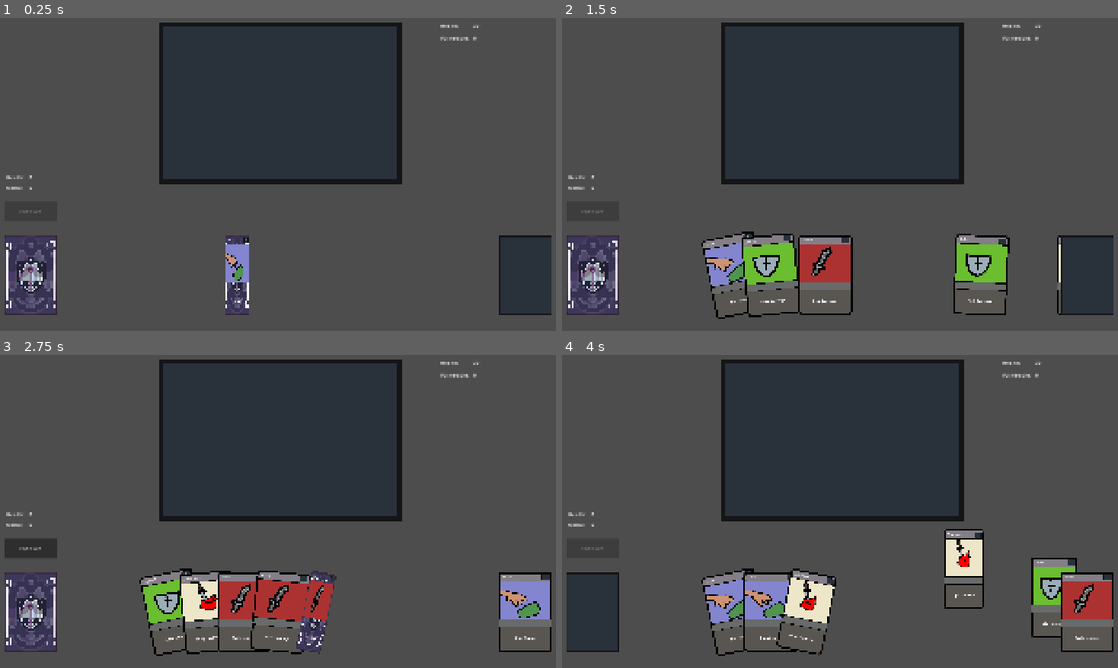
Above: before the commit, frames 1-4 (two rows, left to right).
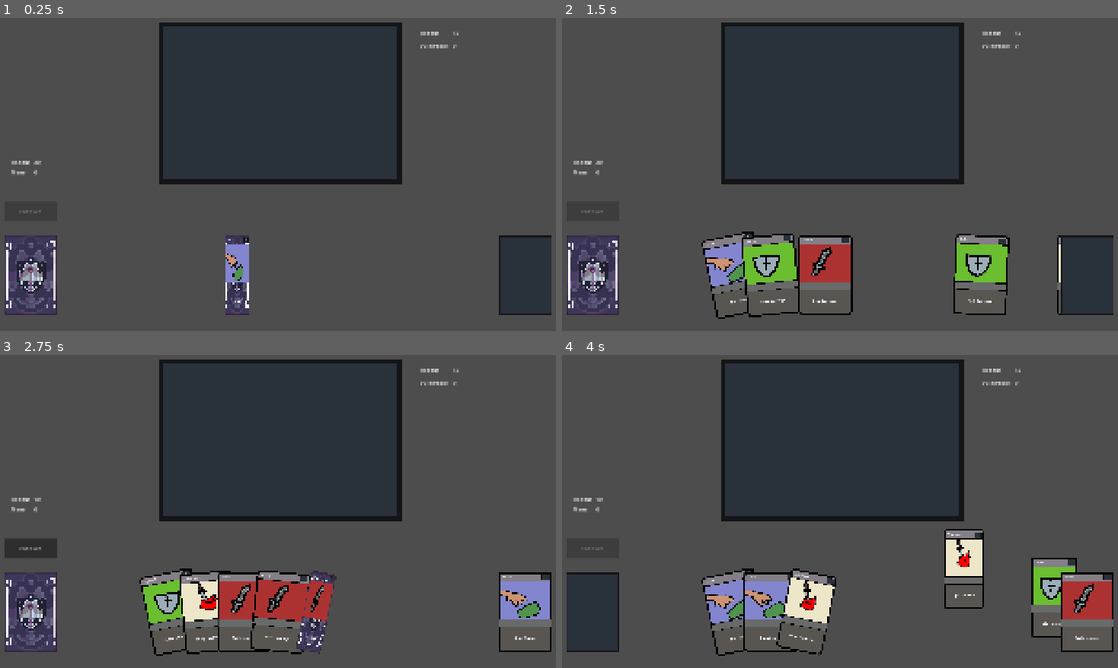
Above: after the commit, the same moments.

Repository: SevvyP/untitled
Game: Godot game, scene res://scenes/main.tscn
The game is run twice, just before and just after one commit, with the same random seed, the same clock (stepped at 60 frames per second) and the same inputs.
Inputs (mouse positions are in pixels of both pictures, inside the frame that each line leads up to):
- Up to frame 1 (0.25 s): no input
- Up to frame 2 (1.5 s): drag from (734, 274) to (840, 102) at 0.52 s; click "End turn" at 1.25 s
- Up to frame 3 (2.75 s): drag from (528, 611) to (94, 611) at 2.02 s
- Up to frame 4 (4 s): click "End turn" at 2.75 s; move the mouse to (901, 433) at 3.52 s; click (901, 433) at 3.67 s

The runs differ from the first frame. In frame 1, 0.3% of the frame differs, in the area x 1-87%, y 2-55%; in frame 2, 0.3%; in frame 3, 0.3%; in frame 4, 0.3%.

Commit message:
enemy, character, ability strategies now working

Diff:
--- a/cards/Defend.tres
+++ b/cards/Defend.tres
@@ -1,14 +1,25 @@
 [gd_resource type="Resource" script_class="CardData" format=3 uid="uid://dkxy5syocqevi"]
 
+[ext_resource type="Script" uid="uid://b8j2sh1fyayd1" path="res://scripts/action.gd" id="1_n5nd7"]
 [ext_resource type="Texture2D" uid="uid://cpamk1avsjxct" path="res://sprites/defend.png" id="1_npllq"]
+[ext_resource type="Script" uid="uid://bpi6qpqgcuu7o" path="res://scripts/ability.gd" id="2_62mew"]
 [ext_resource type="Script" uid="uid://yegwd4iidb46" path="res://scripts/card_data.gd" id="2_vp3g3"]
+
+[sub_resource type="Resource" id="Resource_s0380"]
+script = ExtResource("1_n5nd7")
+effect = 1
+modifier = 6
+metadata/_custom_type_script = "uid://b8j2sh1fyayd1"
+
+[sub_resource type="Resource" id="Resource_q5iwc"]
+script = ExtResource("2_62mew")
+actions = Array[ExtResource("1_n5nd7")]([SubResource("Resource_s0380")])
+metadata/_custom_type_script = "uid://bpi6qpqgcuu7o"
 
 [resource]
 script = ExtResource("2_vp3g3")
 card_name = "Defend"
 description = "Block 6 damage"
 art = ExtResource("1_npllq")
-card_effects = Dictionary[int, int]({
-1: 6
-})
+ability = SubResource("Resource_q5iwc")
 metadata/_custom_type_script = "uid://yegwd4iidb46"
--- a/cards/draw.tres
+++ b/cards/draw.tres
@@ -1,14 +1,25 @@
 [gd_resource type="Resource" script_class="CardData" format=3 uid="uid://cyumsiykwrd6x"]
 
+[ext_resource type="Script" uid="uid://b8j2sh1fyayd1" path="res://scripts/action.gd" id="1_8hvpf"]
 [ext_resource type="Texture2D" uid="uid://20vm4rdnto5j" path="res://sprites/draw.png" id="1_eb5rf"]
 [ext_resource type="Script" uid="uid://yegwd4iidb46" path="res://scripts/card_data.gd" id="1_pvn7b"]
+[ext_resource type="Script" uid="uid://bpi6qpqgcuu7o" path="res://scripts/ability.gd" id="2_5xurf"]
+
+[sub_resource type="Resource" id="Resource_lc6y2"]
+script = ExtResource("1_8hvpf")
+effect = 2
+modifier = 2
+metadata/_custom_type_script = "uid://b8j2sh1fyayd1"
+
+[sub_resource type="Resource" id="Resource_fidff"]
+script = ExtResource("2_5xurf")
+actions = Array[ExtResource("1_8hvpf")]([SubResource("Resource_lc6y2")])
+metadata/_custom_type_script = "uid://bpi6qpqgcuu7o"
 
 [resource]
 script = ExtResource("1_pvn7b")
 card_name = "Draw"
 description = "Draw 2 cards"
 art = ExtResource("1_eb5rf")
-card_effects = Dictionary[int, int]({
-2: 2
-})
+ability = SubResource("Resource_fidff")
 metadata/_custom_type_script = "uid://yegwd4iidb46"
--- a/cards/srike.tres
+++ b/cards/srike.tres
@@ -1,13 +1,23 @@
 [gd_resource type="Resource" script_class="CardData" format=3 uid="uid://dsej68gbr76hc"]
 
+[ext_resource type="Script" uid="uid://b8j2sh1fyayd1" path="res://scripts/action.gd" id="1_dqq3h"]
 [ext_resource type="Texture2D" uid="uid://cpb5uwpya5bg8" path="res://sprites/strike.png" id="1_h1bgs"]
 [ext_resource type="Script" uid="uid://yegwd4iidb46" path="res://scripts/card_data.gd" id="2_2btnm"]
+[ext_resource type="Script" uid="uid://bpi6qpqgcuu7o" path="res://scripts/ability.gd" id="2_4ki80"]
+
+[sub_resource type="Resource" id="Resource_uqs0g"]
+script = ExtResource("1_dqq3h")
+modifier = 6
+metadata/_custom_type_script = "uid://b8j2sh1fyayd1"
+
+[sub_resource type="Resource" id="Resource_86uvo"]
+script = ExtResource("2_4ki80")
+actions = Array[ExtResource("1_dqq3h")]([SubResource("Resource_uqs0g")])
+metadata/_custom_type_script = "uid://bpi6qpqgcuu7o"
 
 [resource]
 script = ExtResource("2_2btnm")
 description = "Deal 6 damage"
 art = ExtResource("1_h1bgs")
-card_effects = Dictionary[int, int]({
-0: 6
-})
+ability = SubResource("Resource_86uvo")
 metadata/_custom_type_script = "uid://yegwd4iidb46"
--- a/cards/vulnerable.tres
+++ b/cards/vulnerable.tres
@@ -1,14 +1,25 @@
 [gd_resource type="Resource" script_class="CardData" format=3 uid="uid://cmtmoqt0w1d2h"]
 
+[ext_resource type="Script" uid="uid://b8j2sh1fyayd1" path="res://scripts/action.gd" id="1_8q7md"]
 [ext_resource type="Texture2D" uid="uid://c83x1ibgsrx1a" path="res://sprites/vulnerable.png" id="1_g4lfw"]
+[ext_resource type="Script" uid="uid://bpi6qpqgcuu7o" path="res://scripts/ability.gd" id="2_mkc0n"]
 [ext_resource type="Script" uid="uid://yegwd4iidb46" path="res://scripts/card_data.gd" id="2_wdlri"]
+
+[sub_resource type="Resource" id="Resource_j8ku0"]
+script = ExtResource("1_8q7md")
+effect = 5
+modifier = 2
+metadata/_custom_type_script = "uid://b8j2sh1fyayd1"
+
+[sub_resource type="Resource" id="Resource_wa4yc"]
+script = ExtResource("2_mkc0n")
+actions = Array[ExtResource("1_8q7md")]([SubResource("Resource_j8ku0")])
+metadata/_custom_type_script = "uid://bpi6qpqgcuu7o"
 
 [resource]
 script = ExtResource("2_wdlri")
 card_name = "Vulnerable"
 description = "Apply 2 vulnerable"
 art = ExtResource("1_g4lfw")
-card_effects = Dictionary[int, int]({
-3: 2
-})
+ability = SubResource("Resource_wa4yc")
 metadata/_custom_type_script = "uid://yegwd4iidb46"
--- /dev/null
+++ b/characters/untitled.tres
@@ -0,0 +1,9 @@
+[gd_resource type="Resource" script_class="CharacterData" format=3 uid="uid://cnmbas7wpmage"]
+
+[ext_resource type="Script" uid="uid://d02vo8ayu6v2j" path="res://scripts/character_data.gd" id="1_ghwiw"]
+
+[resource]
+script = ExtResource("1_ghwiw")
+name = "untitled"
+health = 20
+metadata/_custom_type_script = "uid://d02vo8ayu6v2j"
--- /dev/null
+++ b/enemies/bigbad1.tres
@@ -0,0 +1,55 @@
+[gd_resource type="Resource" script_class="EnemyData" format=3 uid="uid://3sbeljyu0uy5"]
+
+[ext_resource type="Script" uid="uid://bpi6qpqgcuu7o" path="res://scripts/ability.gd" id="1_b0bi1"]
+[ext_resource type="Script" uid="uid://1b1b2s3113ef" path="res://scripts/enemy_data.gd" id="2_chp45"]
+[ext_resource type="Script" uid="uid://b8j2sh1fyayd1" path="res://scripts/action.gd" id="2_tnugs"]
+
+[sub_resource type="Resource" id="Resource_aycb7"]
+script = ExtResource("2_tnugs")
+modifier = 10
+metadata/_custom_type_script = "uid://b8j2sh1fyayd1"
+
+[sub_resource type="Resource" id="Resource_hhiix"]
+script = ExtResource("2_tnugs")
+effect = 1
+modifier = 6
+metadata/_custom_type_script = "uid://b8j2sh1fyayd1"
+
+[sub_resource type="Resource" id="Resource_tnugs"]
+script = ExtResource("1_b0bi1")
+actions = Array[ExtResource("2_tnugs")]([SubResource("Resource_aycb7"), SubResource("Resource_hhiix")])
+metadata/_custom_type_script = "uid://bpi6qpqgcuu7o"
+
+[sub_resource type="Resource" id="Resource_frc1r"]
+script = ExtResource("2_tnugs")
+effect = 5
+modifier = 2
+metadata/_custom_type_script = "uid://b8j2sh1fyayd1"
+
+[sub_resource type="Resource" id="Resource_b36t5"]
+script = ExtResource("2_tnugs")
+effect = 1
+modifier = 20
+metadata/_custom_type_script = "uid://b8j2sh1fyayd1"
+
+[sub_resource type="Resource" id="Resource_dl4bj"]
+script = ExtResource("1_b0bi1")
+actions = Array[ExtResource("2_tnugs")]([SubResource("Resource_frc1r"), SubResource("Resource_b36t5")])
+metadata/_custom_type_script = "uid://bpi6qpqgcuu7o"
+
+[sub_resource type="Resource" id="Resource_l78j8"]
+script = ExtResource("2_tnugs")
+modifier = 15
+metadata/_custom_type_script = "uid://b8j2sh1fyayd1"
+
+[sub_resource type="Resource" id="Resource_k5fic"]
+script = ExtResource("1_b0bi1")
+actions = Array[ExtResource("2_tnugs")]([SubResource("Resource_l78j8")])
+metadata/_custom_type_script = "uid://bpi6qpqgcuu7o"
+
+[resource]
+script = ExtResource("2_chp45")
+abilities = Array[ExtResource("1_b0bi1")]([SubResource("Resource_tnugs"), SubResource("Resource_dl4bj"), SubResource("Resource_k5fic")])
+name = "Big Bad 1"
+health = 45
+metadata/_custom_type_script = "uid://1b1b2s3113ef"
--- a/prefabs/character.tscn
+++ b/prefabs/character.tscn
@@ -3,29 +3,25 @@
 [node name="character" type="Node2D" unique_id=1521018000]
 
 [node name="RichTextLabel" type="Label" parent="." unique_id=2020425418]
-offset_left = 104.0
-offset_top = 552.0
-offset_right = 256.0
-offset_bottom = 592.0
+offset_left = -72.0
+offset_top = -32.0
+offset_right = 80.0
+offset_bottom = 8.0
 text = "Health: "
 
 [node name="RichTextLabel2" type="Label" parent="." unique_id=1065886554]
-offset_left = 104.0
-offset_top = 584.0
-offset_right = 168.0
-offset_bottom = 624.0
+offset_left = -72.0
+offset_right = -8.0
+offset_bottom = 40.0
 text = "Mana: "
 
 [node name="mana" type="Label" parent="." unique_id=374661439]
-offset_left = 176.0
-offset_top = 584.0
-offset_right = 240.0
-offset_bottom = 624.0
+offset_right = 64.0
+offset_bottom = 40.0
 text = "0"
 
 [node name="health" type="Label" parent="." unique_id=903134483]
-offset_left = 176.0
-offset_top = 552.0
-offset_right = 240.0
-offset_bottom = 592.0
+offset_top = -32.0
+offset_right = 64.0
+offset_bottom = 8.0
 text = "0"
--- /dev/null
+++ b/prefabs/enemy.tscn
@@ -0,0 +1,27 @@
+[gd_scene format=3 uid="uid://bthp45cu2wvg8"]
+
+[node name="enemy" type="Node2D" unique_id=303445504]
+
+[node name="RichTextLabel3" type="Label" parent="." unique_id=2037874735]
+offset_left = -72.0
+offset_top = -40.0
+offset_right = 80.0
+text = "Health: "
+
+[node name="health" type="Label" parent="." unique_id=343033482]
+offset_left = 32.0
+offset_top = -40.0
+offset_right = 96.0
+text = "0"
+
+[node name="RichTextLabel4" type="Label" parent="." unique_id=649426387]
+offset_left = -72.0
+offset_right = 80.0
+offset_bottom = 40.0
+text = "Vulnerable:"
+
+[node name="vulnerable" type="Label" parent="." unique_id=1569152476]
+offset_left = 32.0
+offset_right = 96.0
+offset_bottom = 40.0
+text = "0"
--- a/scenes/main.tscn
+++ b/scenes/main.tscn
@@ -6,6 +6,8 @@
 [ext_resource type="PackedScene" uid="uid://c70kkuypg8xk3" path="res://prefabs/character.tscn" id="5_tbgi4"]
 [ext_resource type="Script" uid="uid://chke1q4dekap8" path="res://scripts/character.gd" id="6_o6xl0"]
 [ext_resource type="Script" uid="uid://bad21sxhga4fv" path="res://scripts/input_manager.gd" id="6_tefeu"]
+[ext_resource type="PackedScene" uid="uid://bthp45cu2wvg8" path="res://prefabs/enemy.tscn" id="7_o6xl0"]
+[ext_resource type="Script" uid="uid://5fjs6ajqbyls" path="res://scripts/enemy.gd" id="8_tipki"]
 
 [sub_resource type="RectangleShape2D" id="RectangleShape2D_jyhfs"]
 size = Vector2(768, 512)
@@ -38,35 +40,12 @@
 [node name="CollisionShape2D" type="CollisionShape2D" parent="play_box" unique_id=1803472492]
 shape = SubResource("RectangleShape2D_jyhfs")
 
-[node name="RichTextLabel3" type="Label" parent="." unique_id=1632556896]
-offset_left = 1472.0
-offset_top = 72.0
-offset_right = 1624.0
-offset_bottom = 112.0
-text = "Health: "
-
-[node name="enemy_health" type="Label" parent="." unique_id=2007028371]
-offset_left = 1576.0
-offset_top = 72.0
-offset_right = 1640.0
-offset_bottom = 112.0
-text = "0"
-
-[node name="RichTextLabel4" type="Label" parent="." unique_id=1184581776]
-offset_left = 1472.0
-offset_top = 112.0
-offset_right = 1624.0
-offset_bottom = 152.0
-text = "Vulnerable:"
-
-[node name="enemy_vulnerable" type="Label" parent="." unique_id=154307027]
-offset_left = 1576.0
-offset_top = 112.0
-offset_right = 1640.0
-offset_bottom = 152.0
-text = "0"
-
 [node name="character" parent="." unique_id=1521018000 instance=ExtResource("5_tbgi4")]
+position = Vector2(192, 536)
 script = ExtResource("6_o6xl0")
 
+[node name="enemy" parent="." unique_id=303445504 instance=ExtResource("7_o6xl0")]
+position = Vector2(1480, 136)
+script = ExtResource("8_tipki")
+
 [connection signal="pressed" from="end_turn" to="." method="_on_button_pressed"]
--- /dev/null
+++ b/scripts/ability.gd
@@ -0,0 +1,5 @@
+## An ability is represented by an ordered array of actions
+class_name Ability
+extends Resource
+
+@export var actions : Array[Action] = []
--- a/scripts/action.gd
+++ b/scripts/action.gd
@@ -23,7 +23,7 @@
 func execute(target : CharacterInstance = null) -> void:
 	if effect == Effect.ATTACK:
 		assert(target, "no target for an attack action")
-		target.health -= modifier
+		target.health -= modifier + target.vulnerable
 	if effect == Effect.DEFEND:
 		print("Block " + str(modifier) + " damage")
 	if effect == Effect.DRAW:
--- a/scripts/card.gd
+++ b/scripts/card.gd
@@ -6,8 +6,6 @@
 @onready var cost: Label = $Area2D/cost
 @onready var card_name: Label = $Area2D/name
 @onready var description: Label = $Area2D/description
-
-@export var data: CardData
 
 # the logical state of the card
 var card_instance: CardInstance
@@ -24,8 +22,6 @@
 func _ready() -> void:
 	if card_instance:
 		setup(card_instance.data)
-	elif data:
-		setup(data)
 
 
 ## Updates the card position and rotation while dragging.
@@ -55,22 +51,20 @@
 
 ## Assigns the card definition and updates its artwork.
 func setup(card_data: CardData) -> void:
-	data = card_data
-
 	if not is_node_ready():
 		return
 
-	if data and data.art:
-		art.texture = data.art
+	if card_data and card_data.art:
+		art.texture = card_data.art
 
-	if data and data.card_name:
-		card_name.text = data.card_name
+	if card_data and card_data.card_name:
+		card_name.text = card_data.card_name
 
-	if data and data.cost:
-		cost.text = str(data.cost)
+	if card_data and card_data.cost:
+		cost.text = str(card_data.cost)
 
-	if data and data.description:
-		description.text = data.description
+	if card_data and card_data.description:
+		description.text = card_data.description
 
 
 ## Associates the visual card with its logical CardInstance.
--- a/scripts/card_data.gd
+++ b/scripts/card_data.gd
@@ -7,16 +7,4 @@
 @export_multiline var description: String = "Deal 6 damage."
 @export var art: Texture2D
 
-## The list of effects that a card can perform
-enum Effect { ATTACK, DEFEND, DRAW, INFLICT_VULNERABLE }
-
-## Card behaviour is a list of action + modifier.
-## Each action has a defined set of rules, i.e.:[br]
-## 	ATTACK = apply modifier as damage on the target[br]
-##  INFLICT_<STATUS> = apply modifier as stacks of status on the target[br]
-## In this way, every possible card ability behaviour can be expressed as an ordered list of
-## actions and modifiers. Set the base modifiers for the actions, addtional modifiers will be applied
-## by the game manager
-@export var card_effects : Dictionary[Effect, int] = {
-	Effect.ATTACK: 1,
-}
+@export var ability : Ability
--- a/scripts/character.gd
+++ b/scripts/character.gd
@@ -1,16 +1,17 @@
 ## The visual layer of a character
+class_name Character
 extends Node2D
 
-@export var data: CharacterData
+@onready var health = $health
+@onready var mana = $mana
+# the logical state of the character
+var character: CharacterInstance
 
-# the logical state of the character
-var character_instance: CharacterInstance
+func _process(_delta: float) -> void:
+	health.text = str(character.health)
 
-# Called when the node enters the scene tree for the first time.
-func _ready() -> void:
-	pass # Replace with function body.
+func setup(character_instance : CharacterInstance) -> void:
+	if not character_instance:
+		return
 
-
-# Called every frame. 'delta' is the elapsed time since the previous frame.
-func _process(delta: float) -> void:
-	pass
+	character = character_instance
--- a/scripts/character_instance.gd
+++ b/scripts/character_instance.gd
@@ -6,6 +6,9 @@
 
 var id: int
 var data: CharacterData
+
+# list of attributes all characters have
+@export var health : int
 
 # list of conditions all characters can have
 @export var vulnerable: int
@@ -16,3 +19,4 @@
 	id = next_id
 	next_id += 1
 	data = character
+	health = data.health
--- /dev/null
+++ b/scripts/enemy.gd
@@ -0,0 +1,19 @@
+## The visual layer of an enemy
+class_name Enemy
+extends Node2D
+
+@onready var health : Label = $health
+@onready var vulnerable = $vulnerable
+
+var enemy : EnemyInstance
+
+# Called every frame. 'delta' is the elapsed time since the previous frame.
+func _process(_delta: float) -> void:
+	health.text = str(enemy.health)
+	vulnerable.text = str(enemy.vulnerable)
+
+func setup(enemy_instance : EnemyInstance) -> void:
+	if not enemy_instance:
+		return
+
+	enemy = enemy_instance
--- a/scripts/enemy_data.gd
+++ b/scripts/enemy_data.gd
@@ -2,4 +2,4 @@
 class_name EnemyData
 extends CharacterData
 
-@export var turns : Array[EnemyTurn] = []
+@export var abilities : Array[Ability] = []
--- a/scripts/enemy_instance.gd
+++ b/scripts/enemy_instance.gd
@@ -2,13 +2,27 @@
 class_name EnemyInstance
 extends CharacterInstance
 
-static var current_turn = 0
+static var current_ability = 0
 
-func execute_next_turn() -> void:
+## An enemy cyles through its list of abilities, executing one per turn and circling back to the
+## beginning of the ability order when needed. It will choose a target from the list provided,
+## applying a set of rules on each choice depending on effect type
+func execute_next_turn(targets : Array[CharacterInstance]) -> void:
 	assert(data is EnemyData, "enemy data is not an enemy")
-	assert(not data.turns.is_empty(), "enemy has no turn data")
+	assert(not data.abilities.is_empty(), "enemy has no turn data")
 
-	var turn_actions : Array[Action] = data.turns[current_turn]
-	for action in turn_actions:
-		# TODO: choose target
-		action.execute(null)
+	var enemy_data : EnemyData = data
+
+	var ability_actions : Array[Action] = enemy_data.abilities[current_ability].actions
+	for action in ability_actions:
+		# TODO: build targeting rules
+		# for example: attack player character with least block
+		#				heal most damaged enemy
+		#				always inflict strength on self
+		assert(targets and targets.size() > 0, "didn't pass any targets to enemy turn")
+		action.execute(targets[0])
+
+	# move forward in ability list, circling back if needed
+	current_ability += 1
+	if current_ability == data.abilities.size():
+		current_ability = 0
--- a/scripts/enemy_turn.gd
+++ /dev/null
@@ -1,5 +0,0 @@
-## Enemy turn is represented by an ordered array of actions
-class_name EnemyTurn
-extends Resource
-
-@export var actions : Array[Action] = []
--- a/scripts/main.gd
+++ b/scripts/main.gd
@@ -3,12 +3,12 @@
 @onready var game_view: GameView = $game_view
 @onready var end_turn_reference: Button = $end_turn
 @onready var input_manager = $input_manager
-@onready var enemy_health_reference : Label = $enemy_health
-@onready var enemy_vulnerable_reference: Label = $enemy_vulnerable
+@onready var enemy_reference : Enemy = $enemy
+@onready var character_reference : Character = $character
 
-@export var enemy_health : int = 30
-@export var enemy_vulnerable : int = 0
 @export var starting_deck: Array[CardData] = []
+var enemy : EnemyInstance
+var character : CharacterInstance
 
 var game_state: GameState
 
@@ -17,14 +17,14 @@
 ## true when the game state is updating and player interactions should be paused
 var is_game_state_updating: bool = false
 
-# Update display numbers from game state
-func _process(delta: float) -> void:
-	enemy_health_reference.text = str(enemy_health)
-	enemy_vulnerable_reference.text = str(enemy_vulnerable)
-
 ## Initializes the game state, builds the starting deck, and draws the first hand
 func _ready() -> void:
 	game_state = GameState.new()
+	enemy = EnemyInstance.new(load("res://enemies/bigbad1.tres"))
+	enemy_reference.setup(enemy)
+
+	character = CharacterInstance.new(load("res://characters/untitled.tres"))
+	character_reference.setup(character)
 
 	input_manager.card_play_requested.connect(_on_card_play_requested)
 
@@ -80,8 +80,8 @@
 	await discard_hand()
 
 	# trigger enemy turns
-	if enemy_vulnerable > 0:
-		enemy_vulnerable -= 1
+	# TODO: pass in any targets if more than just player
+	enemy.execute_next_turn([character])
 
 	# resolve start of next player turn
 
@@ -117,36 +117,9 @@
 
 ## Resolve the effects of a card
 func resolve_card_effects(card_instance: CardInstance) -> void:
-	for action in card_instance.data.card_effects:
-		var base_modifier: int = card_instance.data.card_effects[action]
-		var amount: int = base_modifier + get_effect_bonus(action)
-
-		match action:
-			CardData.Effect.ATTACK:
-				enemy_health -= amount
-				if enemy_health <= 0:
-					enemy_health = 0
-					print("game over!")
-
-			CardData.Effect.DEFEND:
-				# Replace with adding block to the player.
-				print("Gain %d block" % amount)
-
-			CardData.Effect.DRAW:
-				for i in range(maxi(amount, 0)):
-					await draw_card()
-
-			CardData.Effect.INFLICT_VULNERABLE:
-				enemy_vulnerable += amount
-
-
-## TODO: get bonus mondifiers to apply
-func get_effect_bonus(action: CardData.Effect) -> int:
-	# Look up relevant player buffs, relics, etc. here.
-	if action == CardData.Effect.ATTACK:
-		return enemy_vulnerable
-	return 0
-
+	# TODO: player pick a target
+	for action in card_instance.data.ability.actions:
+		action.execute(enemy)
 
 ## Draws one logical card and animates it entering the hand.[br]
 ## Shuffles the discard pile into the deck when necessary.
Renamed: scripts/enemy_turn.gd.uid -> scripts/ability.gd.uid
Not shown, added: scripts/enemy.gd.uid
Not shown, added: scenes/main.tscn9941764913.tmp
